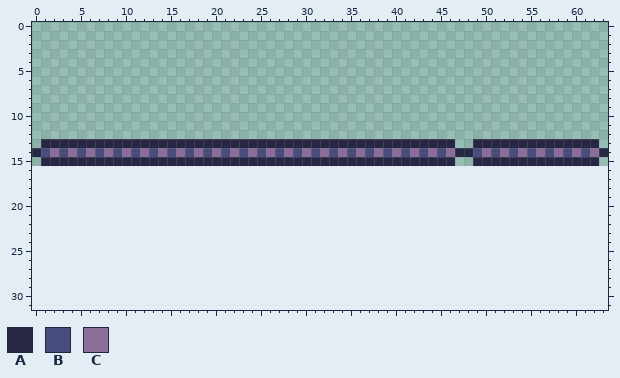
Pixel-art file, stored at assets/aseprite/world_items.aseprite. Above is the file before it was changed.
64x16 pixels, 1 frame. The old version is drawn lined up with the new one, on the new canvas.
Palette (. is transparent): A #272744  B #494d7e  C #8b6d9c
Pixels before, first column x 0:
13 .AAAAAAAAAAAAAAAAAAAAAAAAAAAAAAAAAAAAAAAAAAAAAA..AAAAAAAAAAAAAA.
14 ABCBCBCBCBCBCBCBCBCBCBCBCBCBCBCBCBCBCBCBCBCBCBCAABCBCBCBCBCBCBCA
15 .AAAAAAAAAAAAAAAAAAAAAAAAAAAAAAAAAAAAAAAAAAAAAA..AAAAAAAAAAAAAA.
After the commit:
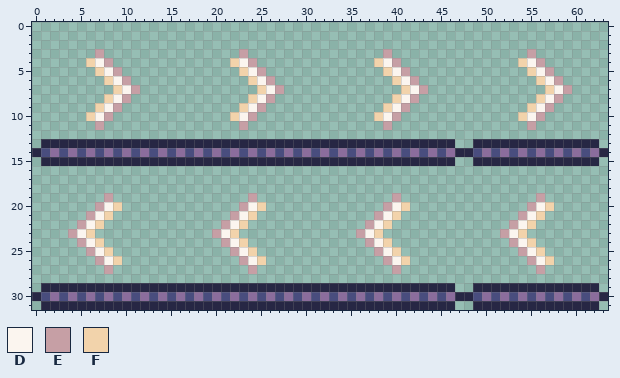
Colours new in this view: D #fbf5ef  E #c69fa5  F #f2d3ab
Difference:
canvas 64x16 -> 64x32
Colour A now appears in row 29 at x 1 to 46 and 49 to 62; in row 30 at x 0, 47 to 48 and 63; in row 31 at x 1 to 46 and 49 to 62.
Colour B now appears in row 30 at x 1, 3, 5, 7, 9, 11, 13, 15, 17, 19, 21, 23, 25, 27, 29, 31, 33, 35, 37, 39, 41, 43, 45, 49, 51, 53, 55, 57, 59 and 61.
Colour C now appears in row 30 at x 2, 4, 6, 8, 10, 12, 14, 16, 18, 20, 22, 24, 26, 28, 30, 32, 34, 36, 38, 40, 42, 44, 46, 50, 52, 54, 56, 58, 60 and 62.
Colour D now appears in row 4 at x 7, 23, 39 and 55; in row 5 at x 8, 24, 40 and 56; in row 6 at x 9, 25, 41 and 57; in row 7 at x 10, 26, 42 and 58; in row 8 at x 9, 25, 41 and 57; in row 9 at x 8, 24, 40 and 56.
Colour D now appears in row 10 at x 7, 23, 39 and 55; in row 20 at x 8, 24, 40 and 56; in row 21 at x 7, 23, 39 and 55; in row 22 at x 6, 22, 38 and 54; in row 23 at x 5, 21, 37 and 53; in row 24 at x 6, 22, 38 and 54.
Colour D now appears in row 25 at x 7, 23, 39 and 55; in row 26 at x 8, 24, 40 and 56.
Colour E now appears in row 3 at x 7, 23, 39 and 55; in row 4 at x 8, 24, 40 and 56; in row 5 at x 9, 25, 41 and 57; in row 6 at x 10, 26, 42 and 58; in row 7 at x 11, 27, 43 and 59; in row 8 at x 10, 26, 42 and 58.
Colour E now appears in row 9 at x 9, 25, 41 and 57; in row 10 at x 8, 24, 40 and 56; in row 11 at x 7, 23, 39 and 55; in row 19 at x 8, 24, 40 and 56; in row 20 at x 7, 23, 39 and 55; in row 21 at x 6, 22, 38 and 54.
Colour E now appears in row 22 at x 5, 21, 37 and 53; in row 23 at x 4, 20, 36 and 52; in row 24 at x 5, 21, 37 and 53; in row 25 at x 6, 22, 38 and 54; in row 26 at x 7, 23, 39 and 55; in row 27 at x 8, 24, 40 and 56.
Colour F now appears in row 4 at x 6, 22, 38 and 54; in row 5 at x 7, 23, 39 and 55; in row 6 at x 8, 24, 40 and 56; in row 7 at x 9, 25, 41 and 57; in row 8 at x 8, 24, 40 and 56; in row 9 at x 7, 23, 39 and 55.
Colour F now appears in row 10 at x 6, 22, 38 and 54; in row 20 at x 9, 25, 41 and 57; in row 21 at x 8, 24, 40 and 56; in row 22 at x 7, 23, 39 and 55; in row 23 at x 6, 22, 38 and 54; in row 24 at x 7, 23, 39 and 55.
Colour F now appears in row 25 at x 8, 24, 40 and 56; in row 26 at x 9, 25, 41 and 57.
Where, in picture pixels (left, top, right, bottom), the same in both pictures:
added: (86, 49, 140, 130)
added: (230, 49, 284, 130)
added: (374, 49, 428, 130)
added: (518, 49, 572, 130)
added: (32, 193, 608, 310)
